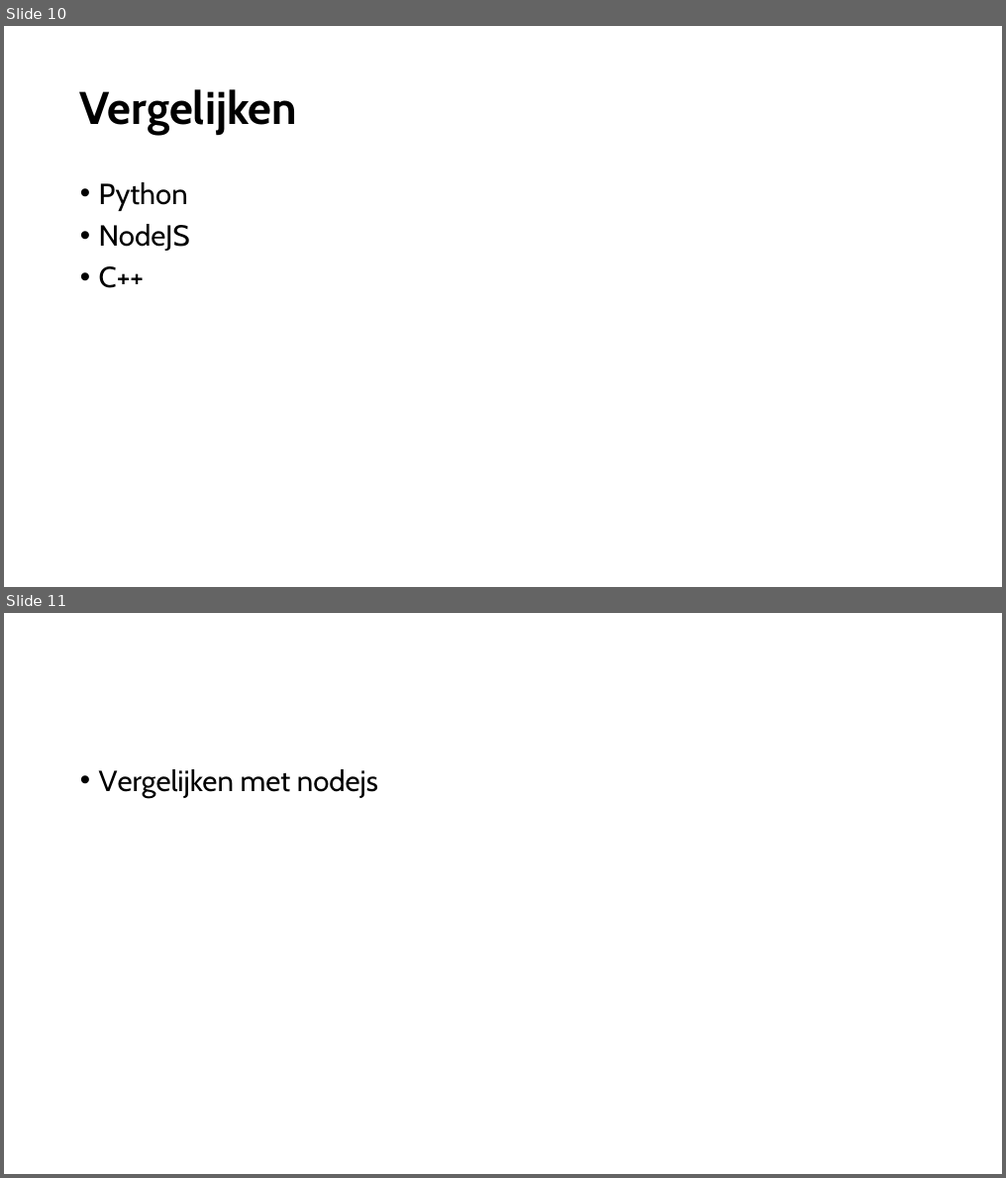
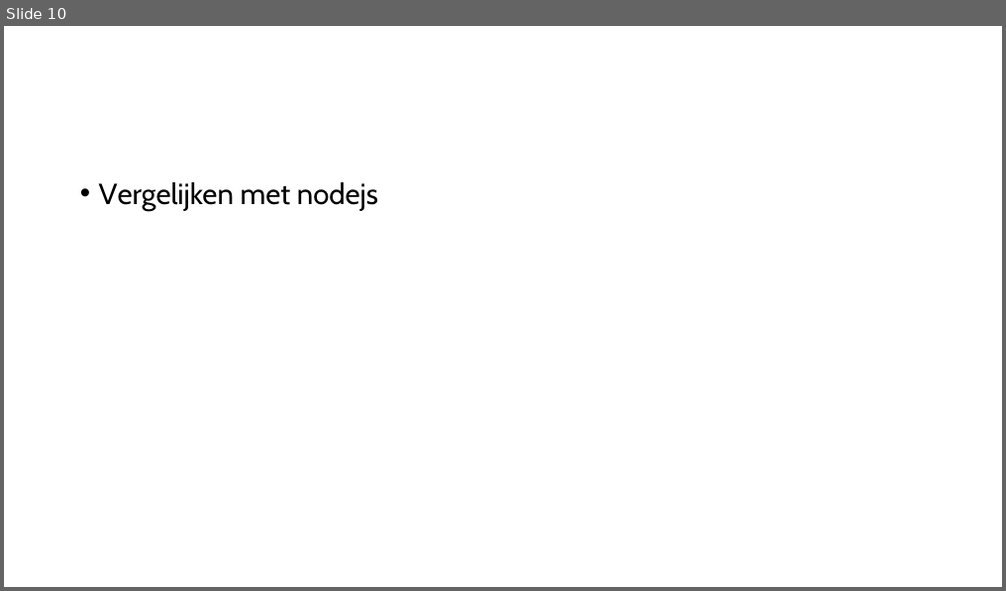
Before and after one commit to vervoortkobe/SoftwareTrends-Presentatie-Go-3ITSOF1, a slide deck: Golang.pptx. Shown one above the other, each under a label of ours: slides 10 and 11 before the commit, slide 10 after it. The pictures are 1006x1178 and 1006x591 pixels, drawn with LibreOffice and Linux fonts; fonts in the diff are those of the drawing; background and template pictures are left out. Boxes give left, top, right and bottom in pixels: in the first picture for what was removed or moved away, otherwise in the second. Text is boxed around its words. In the diff, an @@ line names an element or a change of style, - is before the commit and + after.

```diff
--- a/Golang.pptx
+++ b/Golang.pptx
@@ slide 10 removed at <box>4,26,1002,587</box>, background picture (left out) @@
@@ title removed at <box>80,89,297,135</box> @@
-Vergelijken
@@ text removed at <box>99,182,190,288</box> @@
-• Python
-• NodeJS
-• C++
@@ what was slide 11 is now slide 10 @@
```
Also in this commit, not shown: 3 slides changed, 1 slide added, 2 other slides removed, 2 other files.
